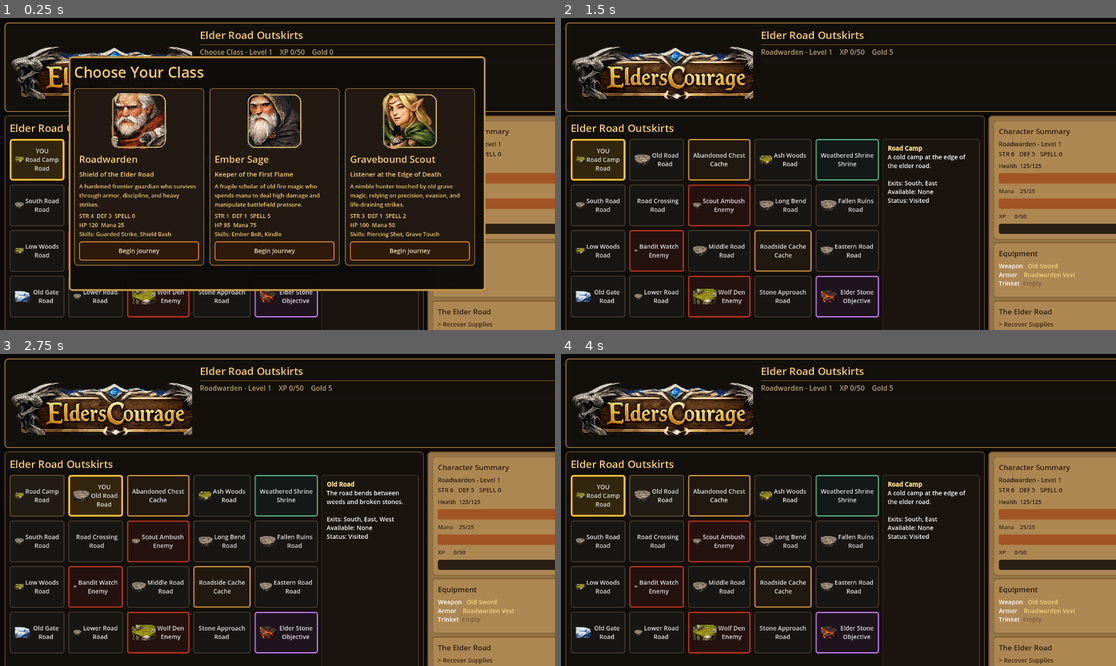
Above: before the commit, frames 1-4 (two rows, left to right).
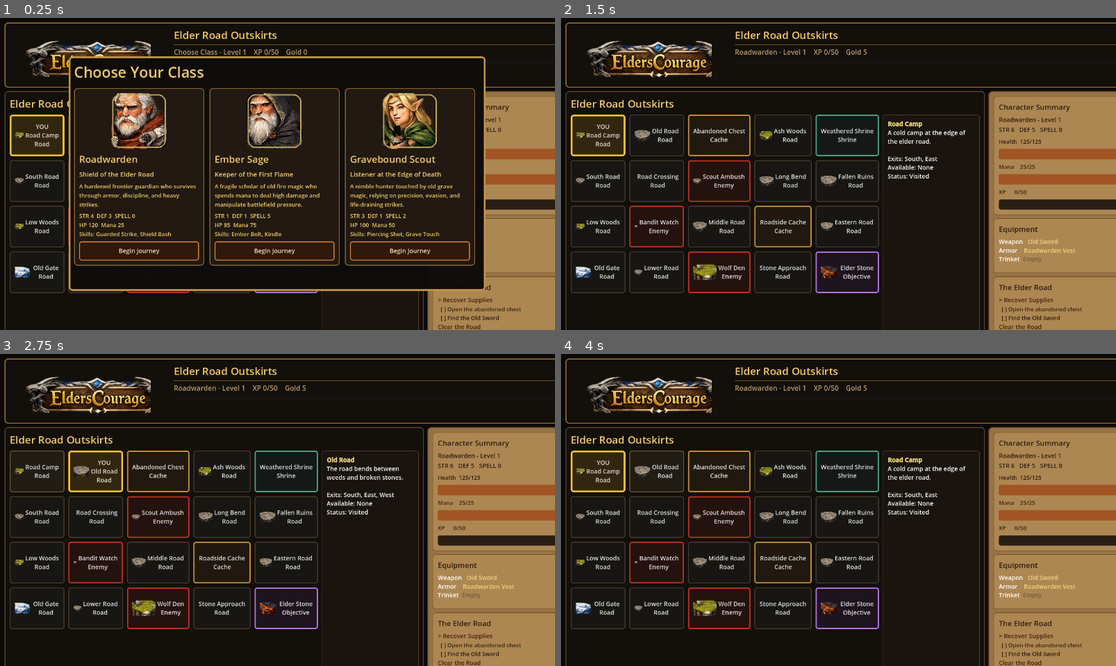
Above: after the commit, the same moments.

Repository: dshills/EldersCourage
Game: Godot game, scene res://scenes/phase3/ElderRoadOutskirts.tscn
Same seed, same stepped clock (60 frames per second), same inputs: the game is played once before the commit and once after it.
Inputs:
- Up to frame 1 (0.25 s): no input
- Up to frame 2 (1.5 s): click "Begin Journey" at 0.5 s; click "YOU Road Camp Road" at 1.25 s
- Up to frame 3 (2.75 s): click "Old Road Road" at 2 s
- Up to frame 4 (4 s): click "Road Camp Road" at 2.75 s; click "Abandoned Chest Cache" at 3.5 s

The runs differ from the first frame. In frame 1, 9.9% of the frame differs, in the area x 0-100%, y 4-100%; in frame 2, 23%; in frame 3, 23%; in frame 4, 23%.

Commit message:
Scale phase 7 header logo to fit

Diff:
--- a/game/scripts/phase3/elder_road_outskirts.gd
+++ b/game/scripts/phase3/elder_road_outskirts.gd
@@ -134,14 +134,15 @@
 
 func _build_header() -> Control:
 	var frame := PanelContainer.new()
-	frame.custom_minimum_size = Vector2(0, 132)
+	frame.custom_minimum_size = Vector2(0, 150)
 	frame.add_theme_stylebox_override("panel", _stylebox(UITheme.color("panel_dark"), UITheme.color("border_gold"), 2, 8))
 	var header := HBoxContainer.new()
 	header.add_theme_constant_override("separation", 18)
 	frame.add_child(header)
 	var logo := TextureRect.new()
 	logo.texture = _load_texture(TITLE_PLAQUE_PATH)
-	logo.custom_minimum_size = Vector2(320, 108)
+	logo.custom_minimum_size = Vector2(360, 118)
+	logo.expand_mode = TextureRect.EXPAND_IGNORE_SIZE
 	logo.stretch_mode = TextureRect.STRETCH_KEEP_ASPECT_CENTERED
 	header.add_child(logo)
 	var stack := VBoxContainer.new()
